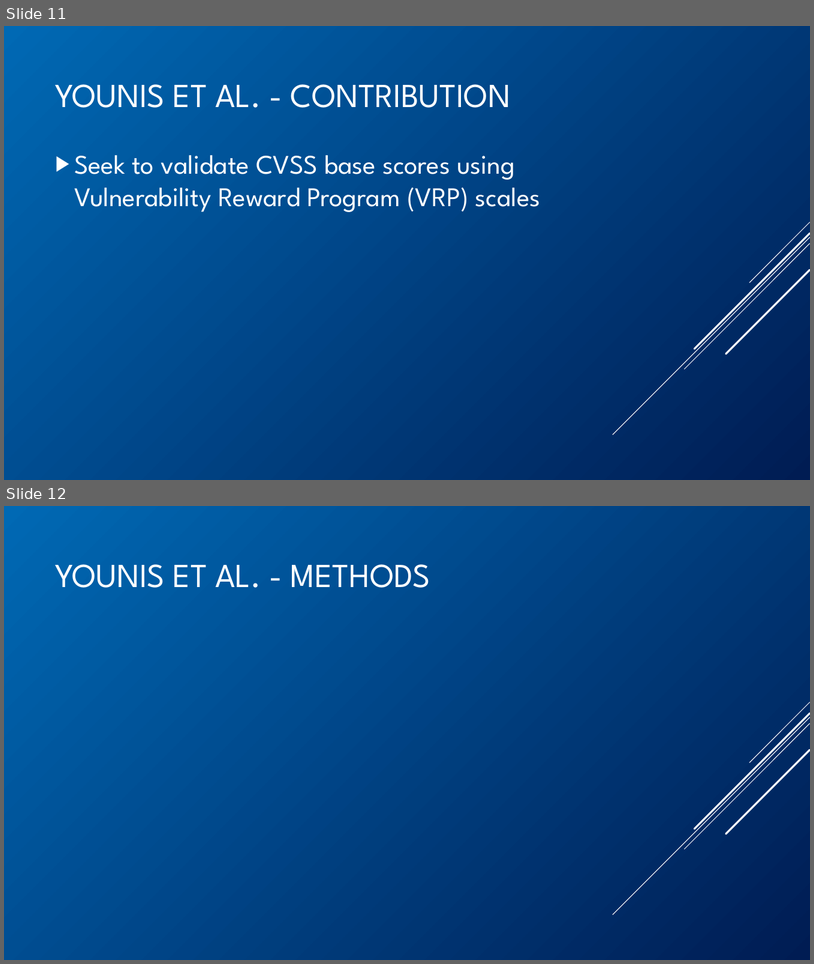
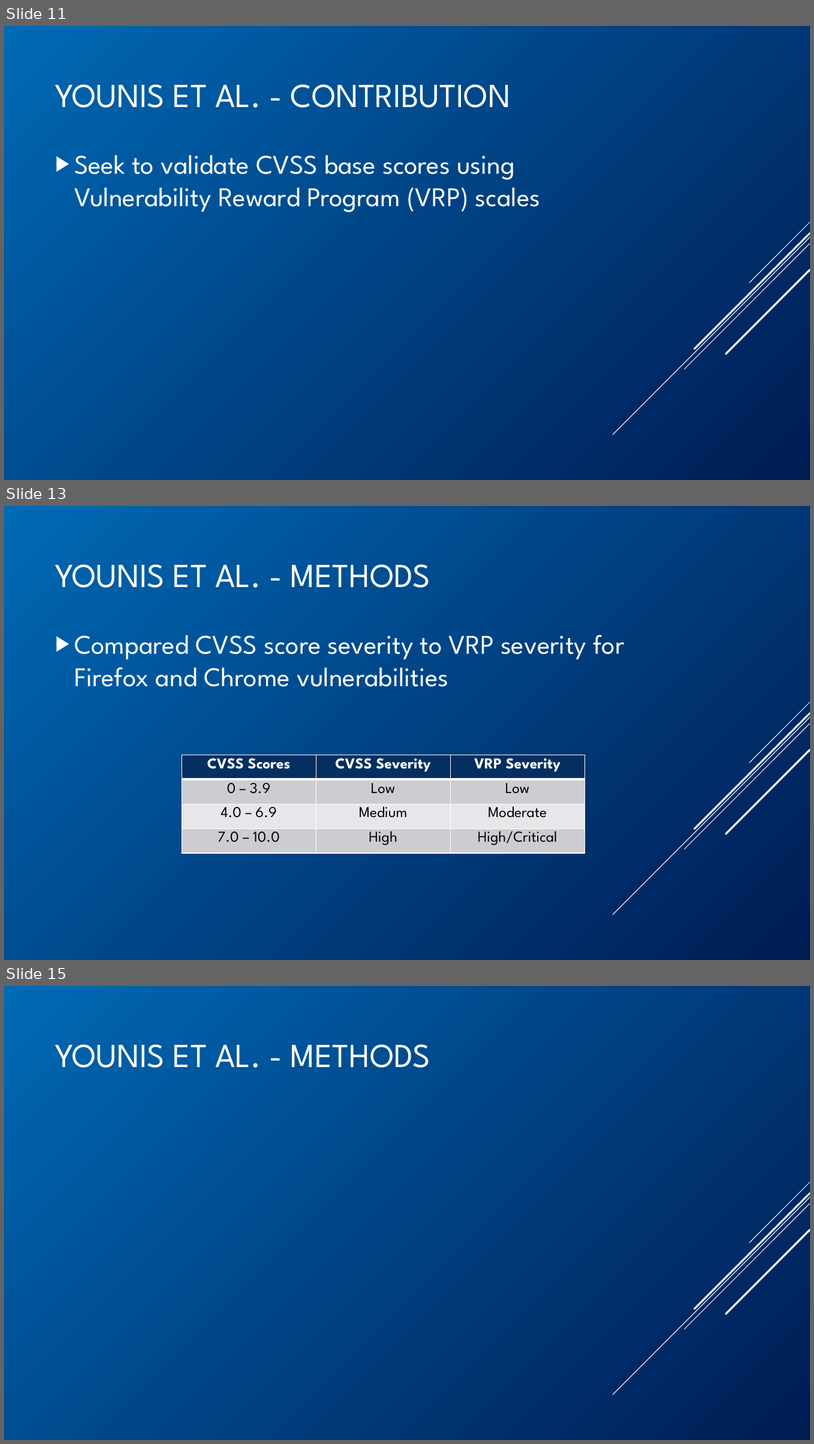
Before and after one commit to BenChurch/Winter2017, a slide deck: CISC848/BackgroundPentation/ChurchCISC848Background.pptx. Shown one above the other, each under a label of ours: slides 11 and 12 before the commit, slides 11, 13 and 15 after it; the slides between them are not shown. The pictures are 814x964 and 814x1444 pixels, drawn with LibreOffice and Linux fonts; fonts in the diff are those of the drawing; grey boxes stand for pictures. Boxes give left, top, right and bottom in pixels: in the first picture for what was removed or moved away, otherwise in the second. Text is boxed around its words. In the diff, an @@ line names an element or a change of style, - is before the commit and + after.

Commit message:
CISC 848 - Background presentation, filled Younis slides

```diff
--- a/CISC848/BackgroundPentation/ChurchCISC848Background.pptx
+++ b/CISC848/BackgroundPentation/ChurchCISC848Background.pptx
@@ slide 13 added at (4,506,810,960), background gradient #0069B4 to #001C53; not listed: 5 template elements that a slide beside it also shows @@
@@ title added at (56,564,431,588), 40 pt, text #FFFFFF @@
+YOUNIS ET AL. - METHODS
@@ text added at (74,634,624,687), 32 pt, text #FFFFFF @@
+▶ Compared CVSS score severity to VRP severity for Firefox and Chrome vulnerabilities
@@ table added at (182,754,585,853), 4 rows, 3 columns @@
+CVSS Scores | CVSS Severity | VRP Severity
+0 – 3.9 | Low | Low
+4.0 – 6.9 | Medium | Moderate
+7.0 – 10.0 | High | High/Critical
@@ what was slide 12 is now slide 15 @@
```
Also in this commit, not shown: 2 slides changed, 5 other slides added, 2 other files.
